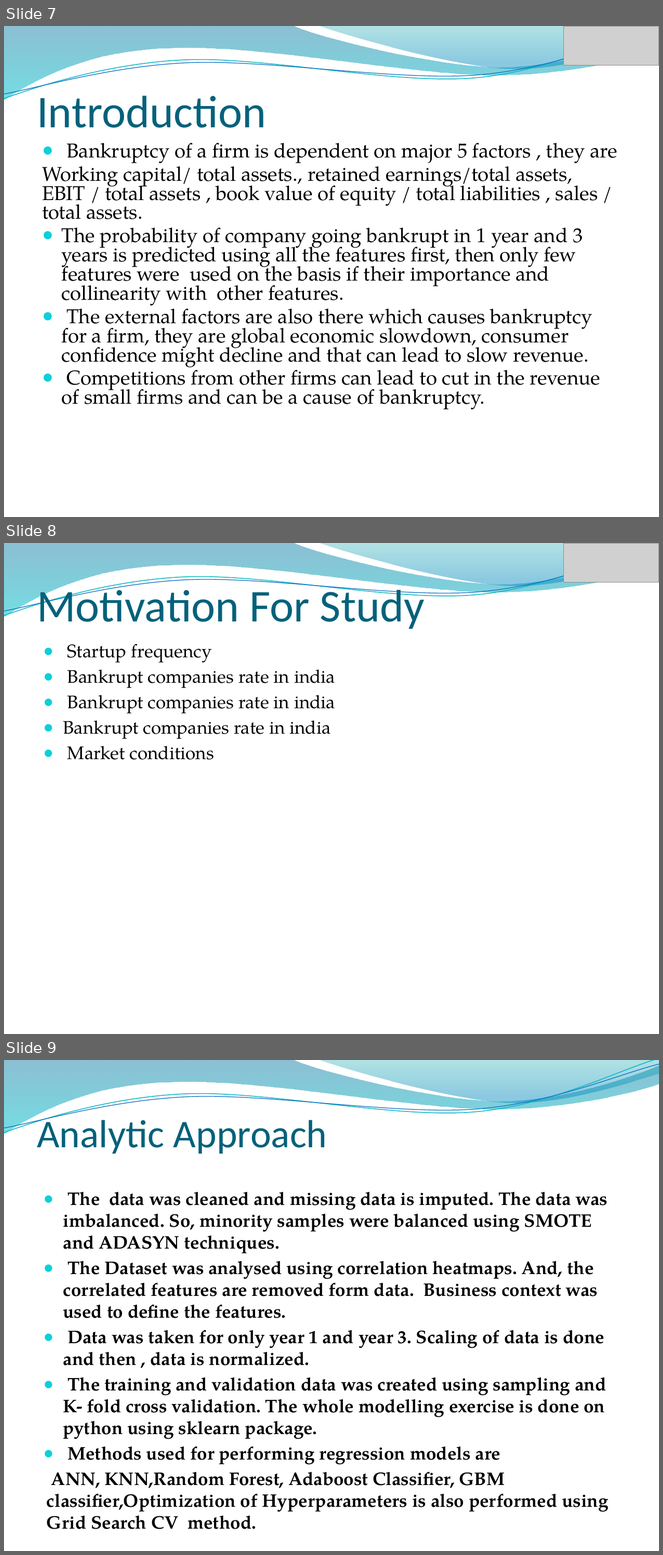
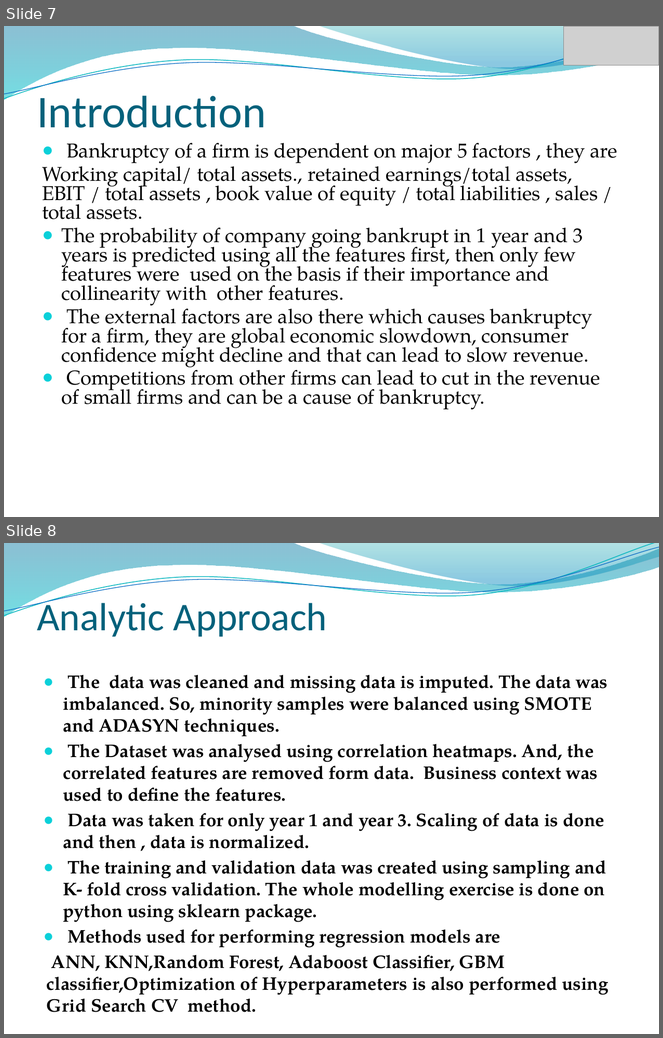
Before and after one commit to iamkuntaldinda/datasets-, a slide deck: Practicum 3.pptx. Shown one above the other, each under a label of ours: slides 7, 8 and 9 before the commit, slides 7 and 8 after it. The pictures are 663x1555 and 663x1038 pixels, drawn with LibreOffice and Linux fonts; fonts in the diff are those of the drawing; grey boxes stand for pictures; background and template pictures are left out. Boxes give left, top, right and bottom in pixels: in the first picture for what was removed or moved away, otherwise in the second. Text is boxed around its words. In the diff, an @@ line names an element or a change of style, - is before the commit and + after.

```diff
--- a/Practicum 3.pptx
+++ b/Practicum 3.pptx
@@ slide 8 removed at <box>4,543,659,1034</box>, background picture (left out); not listed: 4 template elements that a slide beside it also shows @@
@@ picture removed at <box>564,543,659,583</box> @@
@@ title removed at <box>37,584,425,629</box> @@
-Motivation For Study
@@ text removed at <box>63,644,335,760</box> @@
-● Startup frequency
-● Bankrupt companies rate in india
-● Bankrupt companies rate in india
-● Bankrupt companies rate in india
-● Market conditions
@@ what was slide 9 is now slide 8 @@
```
Also in this commit, not shown: 10 slides changed, 8 slides added, 6 other slides removed, 2 other files.
